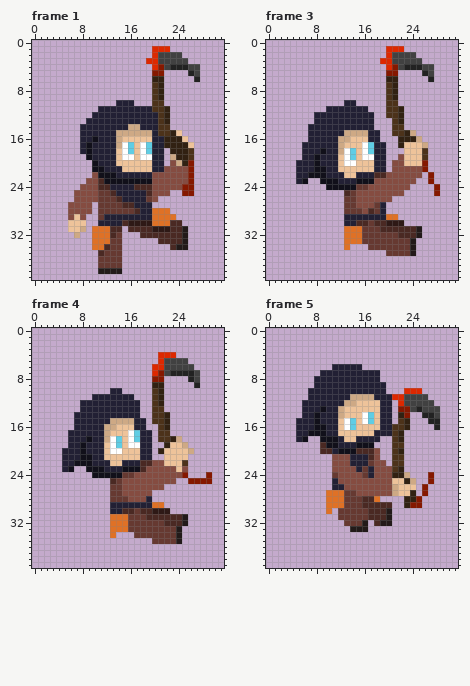
Two states of a pixel-art file, assets/Textures/InProgress/MiniAlchemist_Wallclimb/Mini_Alchemist_Wallfling.ase. Above, as it was before the edit.
32x40 pixels, 6 frames. Shown: frame 1, frame 3, frame 4, frame 5. The commit also changed other frames, which this record leaves out.
New version:
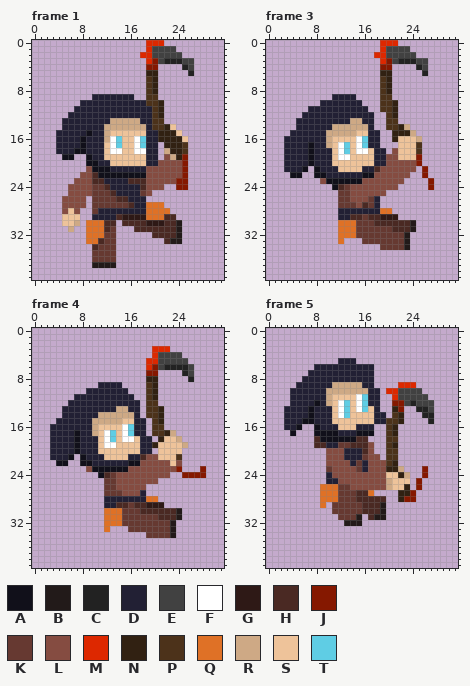
Palette (. is transparent): A #11101a  B #221a19  C #222222  D #222034  E #414141  F #ffffff  G #2e1916  H #4a2923  J #851800  K #663931  L #854c41  M #dd2800  N #312112  P #4c321a  Q #df7126  R #cea985  S #eec39a  T #5fcde4
Edits made:
Changed rows in their new state; - is an unchanged pixel.
Frame 1:
first column x 4:
 0 ---------------MMM------
 1 ---------------MEEEE----
 2 --------------MME-------
 3 ----------------J-CCC-E-
 4 ---------------JJ....--.
 5 ---------------NN.-----.
 6 ---------------P-.-----.
 7 ---------------PN.------
 8 ---------------PN.------
 9 ------DDDDDDD--P-.------
10 ----DDDDDD---DDP-N------
11 ---DDDD----------N.-----
12 --DDDD----------PN.-----
13 -DDDD----RRRRR--P-.-----
14 -DDD----RRRR--R-P-NS----
15 DDDD-A--RSSSSSSD-NN-----
16 DDDDA-D-RFT--FTD-N------
17 DDDDAD--SFTSSFTD-.---P.-
18 DDDAAD--SFFSSF-D-.R--P.-
19 -AA-----SS-SS-SD-.L--J.-
20 -----A---S-----D-LL-LJ.-
21 -----L--A--DDDDLLL---J.-
22 ----LLH---AAAAAL-----J.-
23 ---LL-H-DDDDHHHL----JJ.-
24 --LL--KK-----D-L--..J-.-
25 --L---K-------KL...--..-
26 -LL--.K----H---..-------
27 -L---.K----K---QQQ------
28 -LS-..KDDDDDDD-Q--------
29 -SS-.-DD--HGGGGQ--HH----
30 -S-R.QQQHH.-HHH-GGH-B---
31 --R..Q--HK.-.---HHH-B.--
32 ---.-Q--KK.---..----B.--
33 -----Q-HK-.------.-BB.--
34 ------HKK-.--------...--
35 ------KK--.-------------
36 ------K---.-------------
37 ------BBBB.-------------
38 -------....-------------
Frame 3:
first column x 3:
 0 ----------------MMM-------
 1 ----------------MEEEE-----
 2 ---------------MME--------
 3 -----------------J-CCC-E--
 4 ----------------JJ....--.-
 5 ----------------NN.-----.-
 6 ----------------P-.-----.-
 7 ----------------PN.-------
 8 ----------------PN.-------
 9 --------DDDD----P-.-------
10 ------DDDD--D---P-N-------
11 ----DDD---------P-N.------
12 ---DD-------------N.------
13 --DDD------RR----P-.------
14 --DD----RRRRRR---P-NR-----
15 -DDD---RRR--SS----NN------
16 DDDD---RSSS-FT----NSSS----
17 DDD-A--RSFT-FTD-.--S--P.--
18 DDD-A-D-SFTSF-S---LS--P.--
19 DDD-AD--SF-S-SS--LLS--J.--
20 DD--AD--S-SS-----L--LLJ.--
21 DD-A.-D------DDHLL----.---
22 -AA..-----DD-AALL----..J.-
23 --..--L--AAA-LL-----..----
24 -------.-HKLLL-----..---J.
25 ---------KKL-----...-----.
26 ---------K-L--KD..--------
27 ---------K---HKD.---------
28 ---------DDDDDDDQQ--------
29 ---------D-HHKHHGGG-------
30 ---------QQQKK---HHHHB----
31 ---------Q--K---KK---B.---
32 ---------Q--K------KB..---
33 ---------Q...-------B.----
34 ----------.---..----B.----
35 -----------------.....----
Frame 4:
first column x 3:
 3 -----------------MMM-------
 4 -----------------MEEEE-----
 5 ----------------MME--------
 6 ----------------MJECCCC----
 7 ----------------JJ....-E.--
 8 ----------------NN.-----.--
 9 --------DDDD----P-.-----.--
10 ------DDDD--D---PN.--------
11 ----DDD---------PN.--------
12 ---DD-----------P-.--------
13 --DDD------RR---P-N--------
14 --DD----RRRRRR--P-N.-------
15 -DDD---RRR--SS----N.-------
16 DDDD---RSSS-FT---P-.-------
17 DDD-A--RSFT-FTD-.P-NR------
18 DDD-A-D-SFTSF-S---NSS------
19 DDD-AD--SF-S-SS--NSS-------
20 DD--AD--S-SS------S---..---
21 DD-A.-D------DDHLLS--P.----
22 -AA..-----DD-AALL--L-L.----
23 --..--L--AAA-LLL-----J.--J-
24 -------.-HKLLL------..-JJJ.
25 ---------KKL------...--....
26 ---------K-L----...--------
27 ---------K-----D.----------
28 ---------DDDDDDDQQ---------
29 ---------D-HHKHHGGG--------
30 ---------QQQKK---HHHHB-----
31 ---------Q--K---KK---B.----
32 ---------Q--K------KB..----
33 ---------Q...-------B.-----
34 ----------.---..----B.-----
35 -----------------.....-----
Frame 5:
first column x 3:
 5 ---------DDD--------------
 6 -----DDD-----DD-----------
 7 ----DD---------.----------
 8 ---DD----------.----------
 9 --DDD---RRRRR--..--MMM----
10 -DDD---RRRRRRR--.MMEEEE---
11 -DDD---RSSSSFTD-..-E------
12 -DD--A-RSFTSFTDD..JJ-C----
13 DDD-A-D-SFT-FT-D..N-..-C-.
14 DDD-AD--SFT--SSD-.P-.----.
15 DD-AAD--S-SS-SSD-PPN.----.
16 DDA..-D---SSDDD..PN..----.
17 -A...--AADDDAAA..PN.------
18 --..-H---AAAHH..-P-.------
19 -----H-DDKKHHHL--PN.------
20 ------.LLLDDD-L.-P-.------
21 -------L--D--KL--P-.------
22 -------L----K-L--PN.------
23 -------K----KDL--NNR---J--
24 -------DL----LL--SS----J.-
25 -------D---------R--S.J-.-
26 ------QQQKK------RS-N.J.--
27 ------Q--K--HHQ....NNJ-.--
28 ------Q--K--H--HH--NJJ.---
29 ------Q.KK------B.--...---
30 -------.K----H--B.--------
31 ------------B.-BB.--------
32 ----------BBB.-...--------
33 -----------...------------
Boxes around the changes in both pictures, in picture pixels (x1, y1, x2, y2):
changed: (56, 40, 200, 274)
changed: (284, 40, 440, 256)
changed: (50, 346, 212, 544)
changed: (284, 358, 440, 532)
